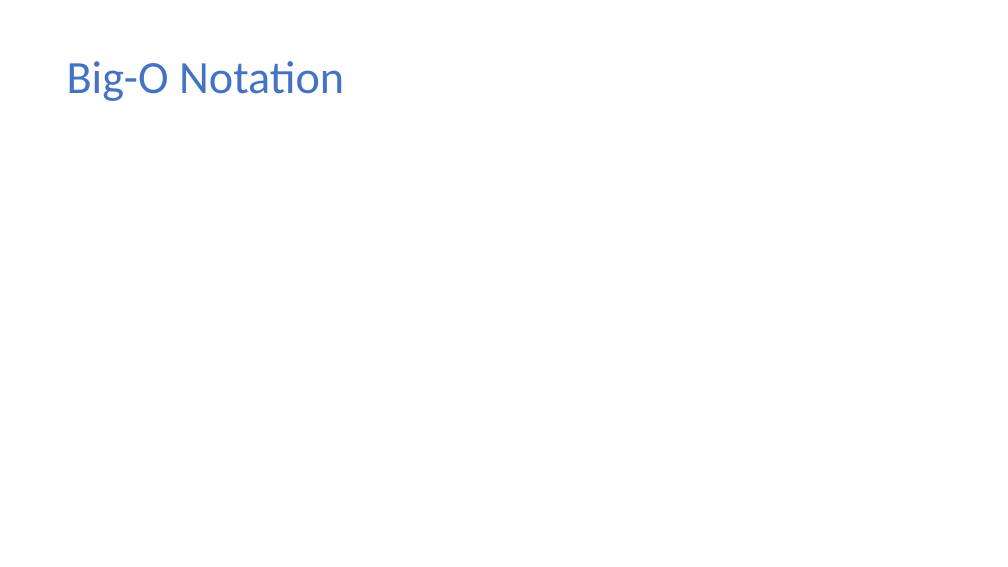
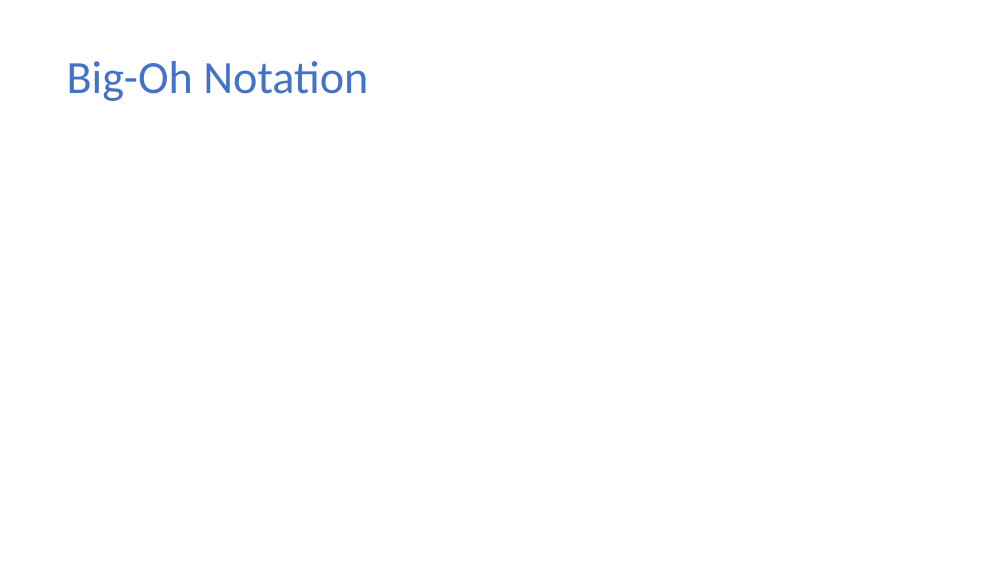
Before and after one commit to ekkapotc/EA2021, a slide deck: slide 24 of Slides/Lecture 1.pptx. Drawn at 1008x567 pixels with LibreOffice and Linux fonts; fonts in the diff are those of the drawing; grey boxes stand for pictures. Boxes give left, top, right and bottom in pixels: in the first picture for what was removed or moved away, otherwise in the second. Text is boxed around its words. In the diff, an @@ line names an element or a change of style, - is before the commit and + after.

```diff
--- a/Slides/Lecture 1.pptx
+++ b/Slides/Lecture 1.pptx
@@ title at (x1=67, y1=61, x2=368, y2=101): text changed @@
-Big-O Notation
+Big-Oh Notation
```
Also in this commit, not shown: 5 other slides changed, 19 slides added, 7 slides removed, 9 other files.
